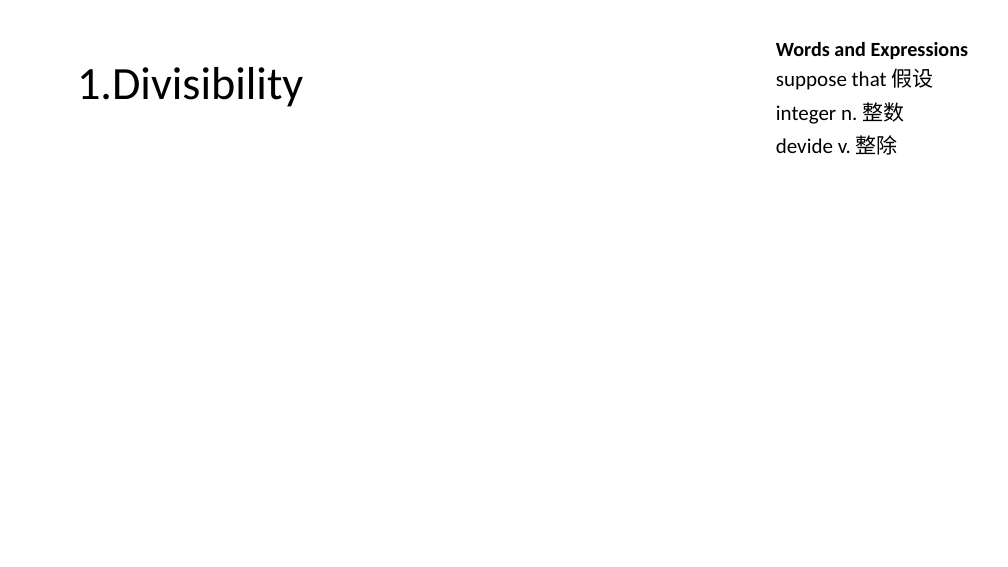
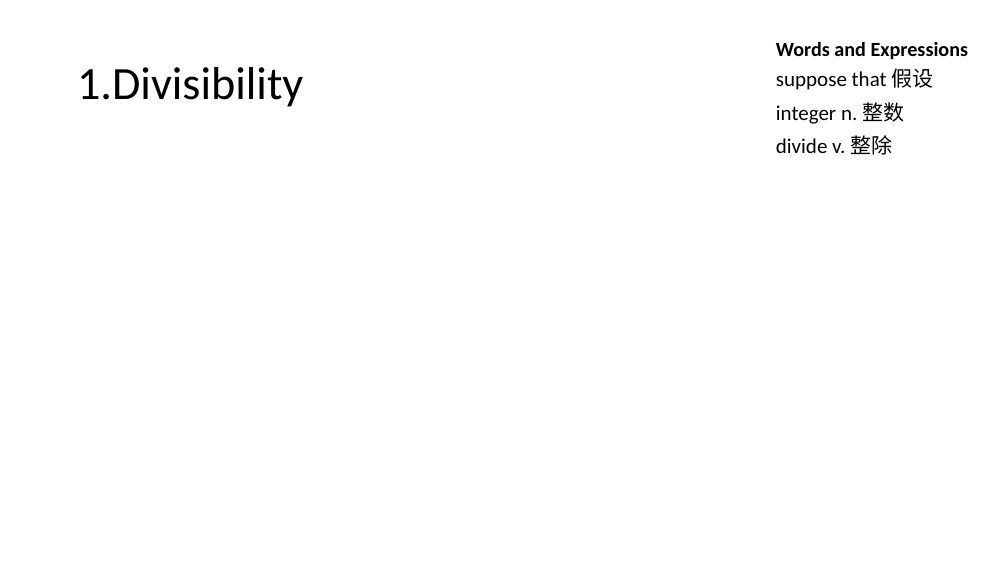
Before and after one commit to togetherfrist/togetherfrist.github.io, a slide deck: slide 2 of number theory.pptx. Drawn at 1008x567 pixels with LibreOffice and Linux fonts; fonts in the diff are those of the drawing; grey boxes stand for pictures; background and template pictures are left out. Boxes give left, top, right and bottom in pixels: in the first picture for what was removed or moved away, otherwise in the second. Text is boxed around its words. In the diff, an @@ line names an element or a change of style, - is before the commit and + after.

Commit message:
gogogo

```diff
--- a/number theory.pptx
+++ b/number theory.pptx
@@ text at <box>776,135,892,155</box>: text changed @@
-devide v. 整除
+divide v. 整除
```
